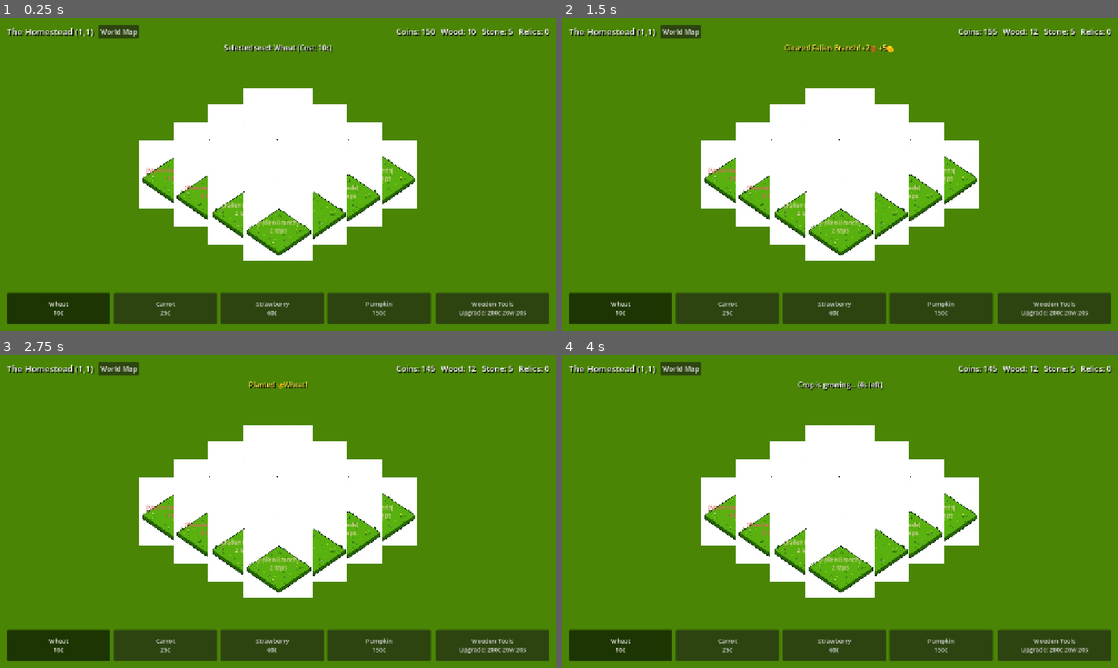
Above: before the commit, frames 1-4 (two rows, left to right).
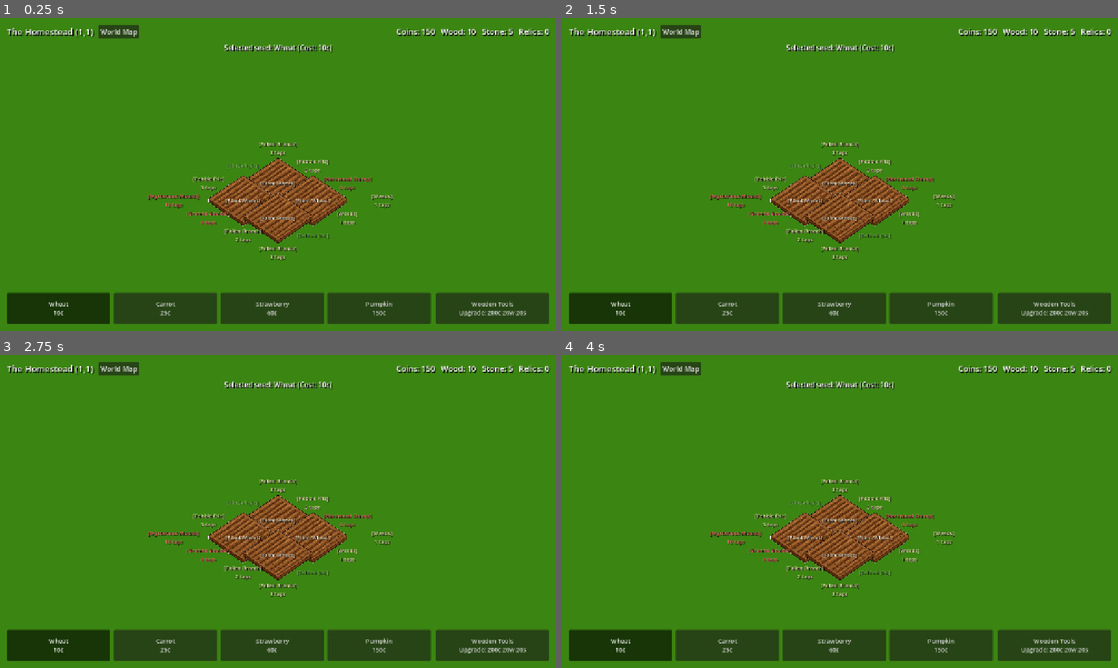
Above: after the commit, the same moments.

Repository: ShootyQ/FarmingApp
Game: Godot game, scene res://scenes/main.tscn
The game is run twice, just before and just after one commit, with the same random seed, the same clock (stepped at 60 frames per second) and the same inputs.
Inputs (mouse positions are in pixels of both pictures, inside the frame that each line leads up to):
- Up to frame 1 (0.25 s): no input
- Up to frame 2 (1.5 s): click (840, 121) at 0.5 s, where only the run before the commit has a clickable "[Fallen Branch] 2 taps"; click (840, 121) at 1.25 s, where only the run before the commit has a clickable "[Fallen Branch] 1 taps"
- Up to frame 3 (2.75 s): click (278, 458) at 2 s, where only the run before the commit has a clickable "[Plant Wheat]"
- Up to frame 4 (4 s): click (840, 458) at 2.75 s, where only the run before the commit has a clickable "Wheat 5s left"; click (840, 458) at 3.5 s, where only the run before the commit has a clickable "Wheat 4s left"

The runs differ from the first frame. In frame 1, 19% of the frame differs, in the area x 25-75%, y 22-78%; in frame 2, 20%; in frame 3, 20%; in frame 4, 20%, in the area x 25-86%, y 3-78%.

Commit message:
Remove white background boxes from isometric diamond plots and clean pasture rendering

Diff:
--- a/scenes/main.tscn
+++ b/scenes/main.tscn
@@ -20,7 +20,7 @@
 grow_horizontal = 2
 grow_vertical = 2
 mouse_filter = 2
-color = Color(0.29, 0.52, 0.02, 1)
+color = Color(0.23, 0.52, 0.07, 1)
 
 [node name="WorldViewport" type="Control" parent="."]
 layout_mode = 1
--- a/scripts/main.gd
+++ b/scripts/main.gd
@@ -1,6 +1,7 @@
 extends Control
 
 # FarmingApp: Authentic 2:1 Isometric FarmVille Engine
+# Seamless transparent diamond plots over vibrant pasture green
 
 const ISO_W = 160.0
 const ISO_H = 80.0
@@ -21,8 +22,7 @@
 @onready var map_modal = $HUD/MapModal
 @onready var map_grid = $HUD/MapModal/Panel/VBox/MapGrid
 
-var iso_grass_tex = preload("res://assets/tiles/iso_grass.png")
-var iso_soil_tex = preload("res://assets/tiles/iso_soil.png")
+var iso_soil_tex = preload("res://assets/tiles/iso_soil_clean.png")
 
 var plot_nodes: Array[Node2D] = []
 
@@ -52,7 +52,6 @@
 	_update_active_crop_labels()
 
 func _unhandled_input(event: InputEvent):
-	# Pan with mouse drag or touch
 	if event is InputEventMouseButton:
 		if event.button_index == MOUSE_BUTTON_LEFT:
 			if event.pressed:
@@ -78,7 +77,8 @@
 
 	# 4x4 isometric diamond grid
 	var origin_x = 0.0
-	var origin_y = -120.0
+	var origin_y = -60.0
+	var empty_style = StyleBoxEmpty.new()
 
 	for i in range(16):
 		var gx = i % 4
@@ -91,32 +91,41 @@
 		var node = Node2D.new()
 		node.name = "Plot_%d" % i
 		node.position = Vector2(iso_x, iso_y)
-		node.z_index = gx + gy # Y-sort depth
-
-		# Layer 0: Grass Diamond
-		var grass_sprite = Sprite2D.new()
-		grass_sprite.name = "Grass"
-		grass_sprite.texture = iso_grass_tex
-		grass_sprite.scale = Vector2(ISO_W / 512.0, ISO_H / 256.0)
-		node.add_child(grass_sprite)
-
-		# Layer 1: Furrowed Soil Diamond (FarmVille plowed rows)
+		node.z_index = gx + gy # Natural isometric Y-sorting
+
+		# Layer 0: Furrowed Soil Diamond (100% transparent background)
 		var soil_sprite = Sprite2D.new()
 		soil_sprite.name = "Soil"
 		soil_sprite.texture = iso_soil_tex
-		soil_sprite.scale = Vector2(ISO_W / 512.0, ISO_H / 256.0)
+		# Scale to match ISO_W exactly
+		var s = ISO_W / 475.0
+		soil_sprite.scale = Vector2(s, s)
+		soil_sprite.position = Vector2(0, 0)
 		soil_sprite.visible = false
 		node.add_child(soil_sprite)
 
-		# Layer 2: Interactive Touch Area & Badge
+		# Layer 1: Floating Label Badge
+		var badge = Label.new()
+		badge.name = "Badge"
+		badge.horizontal_alignment = HORIZONTAL_ALIGNMENT_CENTER
+		badge.vertical_alignment = VERTICAL_ALIGNMENT_CENTER
+		badge.custom_minimum_size = Vector2(140, 40)
+		badge.position = Vector2(-70, -20)
+		badge.add_theme_font_size_override("font_size", 12)
+		badge.add_theme_color_override("font_shadow_color", Color(0, 0, 0, 0.9))
+		badge.add_theme_constant_override("shadow_offset_x", 1)
+		badge.add_theme_constant_override("shadow_offset_y", 1)
+		node.add_child(badge)
+
+		# Layer 2: Invisible Touch/Click Area
 		var touch_btn = Button.new()
 		touch_btn.name = "TouchBtn"
-		touch_btn.flat = true
 		touch_btn.custom_minimum_size = Vector2(ISO_W, ISO_H)
 		touch_btn.position = Vector2(-ISO_W * 0.5, -ISO_H * 0.5)
-		touch_btn.clip_text = false
-		touch_btn.autowrap_mode = TextServer.AUTOWRAP_WORD_SMART
-		touch_btn.add_theme_font_size_override("font_size", 13)
+		touch_btn.add_theme_stylebox_override("normal", empty_style)
+		touch_btn.add_theme_stylebox_override("hover", empty_style)
+		touch_btn.add_theme_stylebox_override("pressed", empty_style)
+		touch_btn.add_theme_stylebox_override("focus", empty_style)
 
 		var idx = i
 		touch_btn.pressed.connect(func(): _on_plot_clicked(idx))
@@ -225,12 +234,12 @@
 		return
 	var node = plot_nodes[idx]
 	var soil_sprite = node.get_node("Soil") as Sprite2D
-	var btn = node.get_node("TouchBtn") as Button
+	var badge = node.get_node("Badge") as Label
 
 	var tiles = GameState.sector_tiles.get(GameState.current_sector_coord, [])
 	if idx >= tiles.size():
 		soil_sprite.visible = false
-		btn.text = ""
+		badge.text = ""
 		return
 
 	var tile = tiles[idx]
@@ -238,38 +247,39 @@
 
 	match type:
 		"grass":
+			# Clean green pasture!
 			soil_sprite.visible = false
-			btn.text = ""
-			btn.modulate = Color.WHITE
+			badge.text = "[Till Soil (5c)]"
+			badge.modulate = Color(0.7, 0.9, 0.6, 0.65)
 
 		"obstacle":
 			soil_sprite.visible = false
 			var obs = GameData.OBSTACLES[tile["obstacle_id"]]
-			btn.text = "[%s]\n%d taps" % [obs["name"], tile["taps_left"]]
+			badge.text = "[%s]\n%d taps" % [obs["name"], tile["taps_left"]]
 			if obs["required_tool_tier"] > GameState.tool_tier:
-				btn.modulate = Color(1.0, 0.45, 0.45)
-			else:
-				btn.modulate = Color(1.0, 0.95, 0.75)
+				badge.modulate = Color(1.0, 0.45, 0.45, 1.0)
+			else:
+				badge.modulate = Color(1.0, 0.95, 0.75, 1.0)
 
 		"soil":
 			soil_sprite.visible = true
 			var state = tile.get("state", "empty")
 			if state == "empty":
-				btn.text = "[Plant %s]" % GameState.selected_crop.capitalize()
-				btn.modulate = Color(1.0, 0.95, 0.8)
+				badge.text = "[Plant %s]" % GameState.selected_crop.capitalize()
+				badge.modulate = Color(1.0, 0.95, 0.85, 1.0)
 			elif state == "ready":
 				var crop = GameData.CROPS[tile["crop"]]
 				var is_mut = tile.get("is_mutated", false)
 				if is_mut:
-					btn.text = "**%s**\nHARVEST! (+%dc)" % [crop["mutated_name"].to_upper(), crop["mutated_reward"]]
-					btn.modulate = Color(1.0, 0.88, 0.2)
+					badge.text = "**%s**\nHARVEST! (+%dc)" % [crop["mutated_name"].to_upper(), crop["mutated_reward"]]
+					badge.modulate = Color(1.0, 0.88, 0.2, 1.0)
 				else:
-					btn.text = "%s\nHARVEST! (+%dc)" % [crop["name"].to_upper(), crop["reward"]]
-					btn.modulate = Color(1.0, 1.0, 0.4)
+					badge.text = "%s\nHARVEST! (+%dc)" % [crop["name"].to_upper(), crop["reward"]]
+					badge.modulate = Color(1.0, 1.0, 0.4, 1.0)
 			elif state == "growing":
 				var crop = GameData.CROPS[tile["crop"]]
-				btn.text = "%s (Growing)" % crop["name"]
-				btn.modulate = Color(0.8, 1.0, 0.8)
+				badge.text = "%s (Growing)" % crop["name"]
+				badge.modulate = Color(0.8, 1.0, 0.8, 1.0)
 
 func _update_active_crop_labels():
 	var tiles = GameState.sector_tiles.get(GameState.current_sector_coord, [])
@@ -280,9 +290,9 @@
 			var crop = GameData.CROPS[tile["crop"]]
 			var elapsed = now - tile.get("plant_time", now)
 			var remain = max(0.0, tile.get("grow_duration", 0.0) - elapsed)
-			var btn = plot_nodes[i].get_node("TouchBtn") as Button
+			var badge = plot_nodes[i].get_node("Badge") as Label
 			if remain > 0:
-				btn.text = "%s\n%ds left" % [crop["name"], ceil(remain)]
+				badge.text = "%s\n%ds left" % [crop["name"], ceil(remain)]
 			else:
 				tile["state"] = "ready"
 				_render_plot(i)
Binary file added: assets/tiles/iso_soil_clean.png
Not shown, added: assets/tiles/iso_soil_clean.png.import
